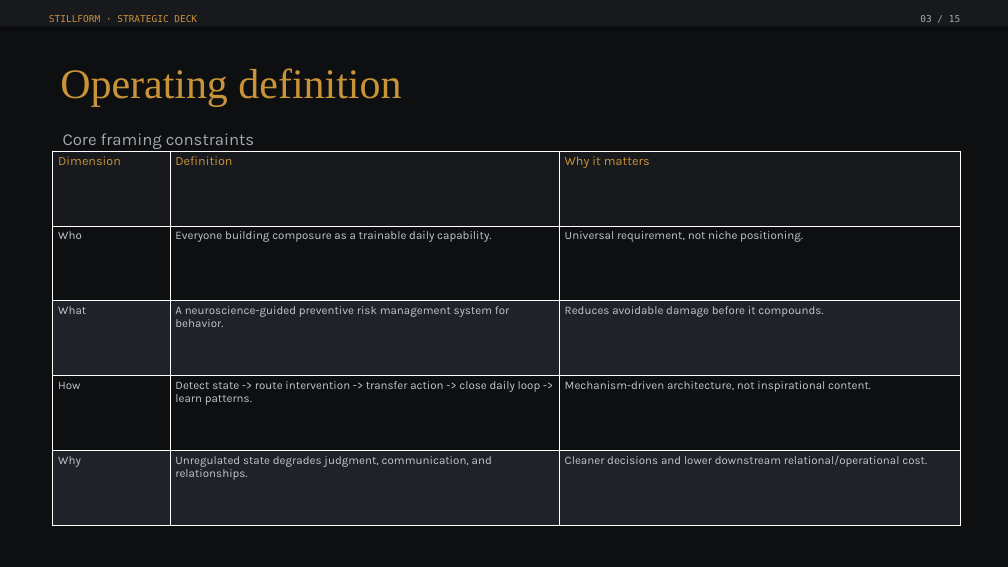
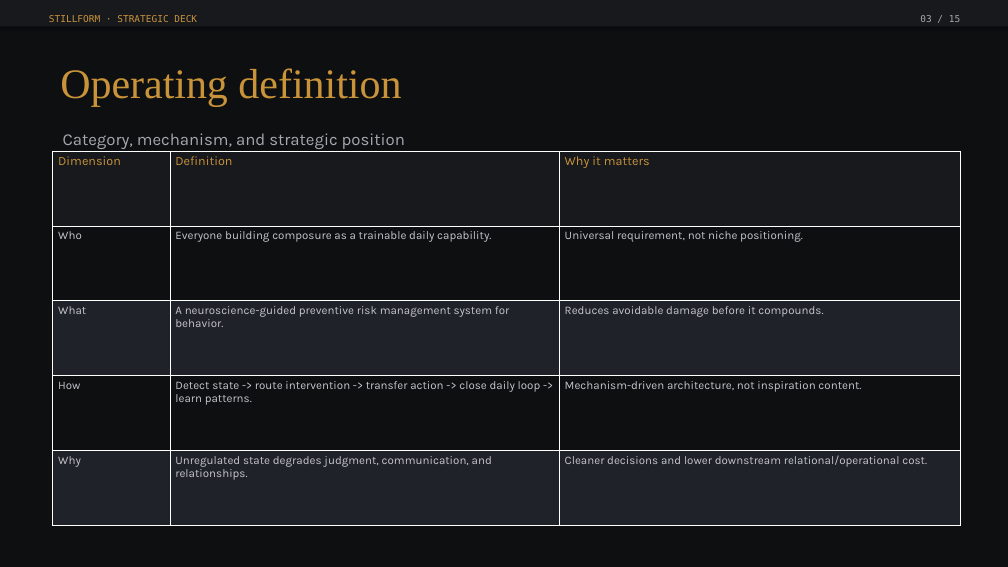
Before and after one commit to EmberEnterprises/Stillform, a slide deck: slide 3 of public/Stillform_Strategic_Overview.pptx. Drawn at 1008x567 pixels with LibreOffice and Linux fonts; fonts in the diff are those of the drawing. Boxes give left, top, right and bottom in pixels: in the first picture for what was removed or moved away, otherwise in the second. Text is boxed around its words. In the diff, an @@ line names an element or a change of style, - is before the commit and + after.

```diff
--- a/public/Stillform_Strategic_Overview.pptx
+++ b/public/Stillform_Strategic_Overview.pptx
@@ text at (x1=63, y1=133, x2=405, y2=149): text changed @@
-Core framing constraints
+Category, mechanism, and strategic position
@@ table at (x1=53, y1=151, x2=960, y2=526) @@
-row 4, column 3: Mechanism-driven architecture, not inspirational content.
+row 4, column 3: Mechanism-driven architecture, not inspiration content.
```
Also in this commit, not shown: 6 other slides changed, 1 other file.
